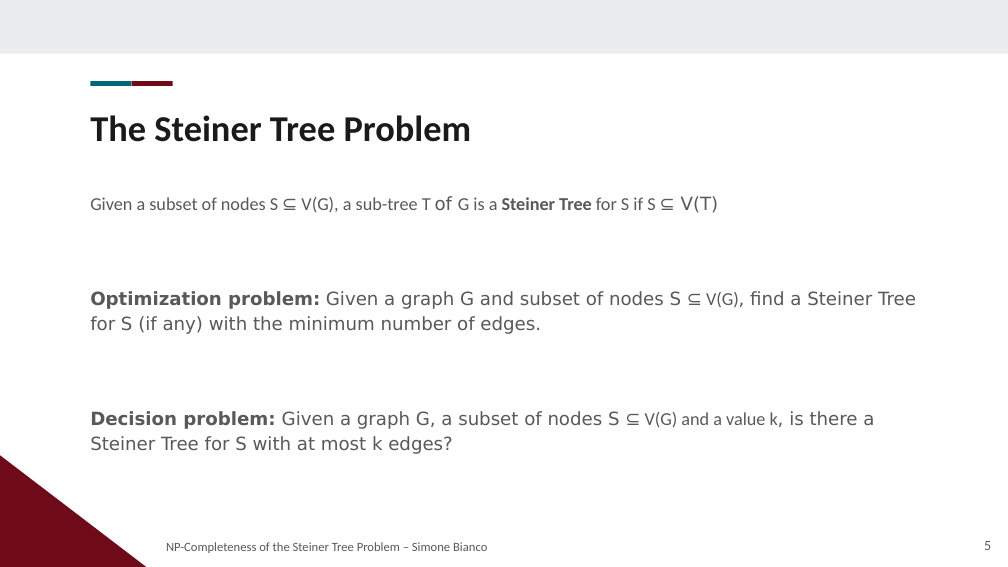
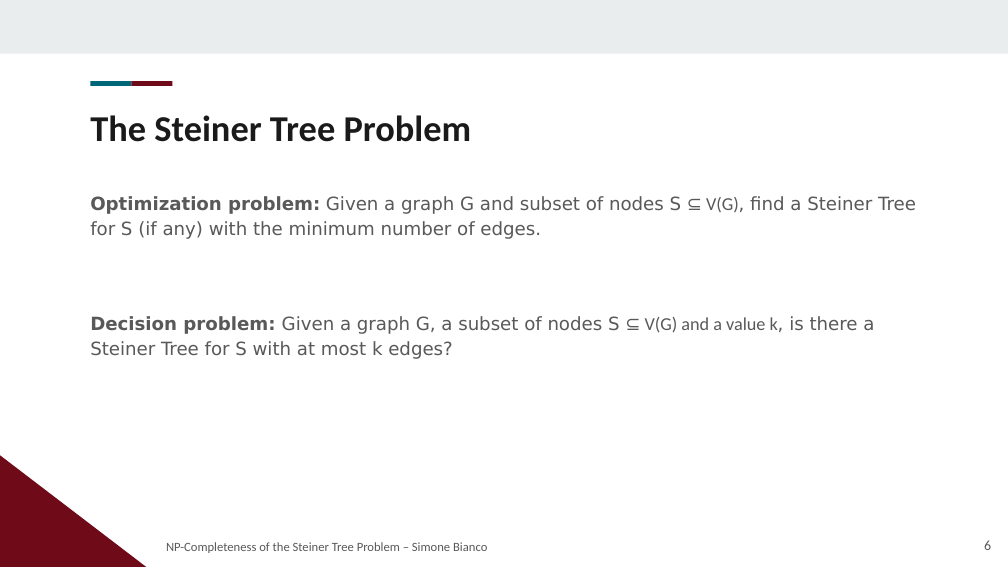
Before and after one commit to Exyss/university-notes, a slide deck: slide 6 of Presentations/Steiner Tree/slides.odp (slide 5 before the commit). Drawn at 1008x567 pixels with LibreOffice and Linux fonts; fonts in the diff are those of the drawing; background and template pictures are left out. Boxes give left, top, right and bottom in pixels: in the first picture for what was removed or moved away, otherwise in the second. Text is boxed around its words. In the diff, an @@ line names an element or a change of style, - is before the commit and + after.

```diff
--- a/Presentations/Steiner Tree/slides.odp
+++ b/Presentations/Steiner Tree/slides.odp
@@ text at [90, 196, 719, 213]: paragraph removed @@
-Given a subset of nodes S ⊆ V(G), a sub-tree T of G is a Steiner Tree for S if S ⊆ V(T)
@@ page number at [984, 540, 991, 550]: text changed @@
-5
+6
```
Also in this commit, not shown: 1 other slide changed, 5 slides added, 3 other files.
